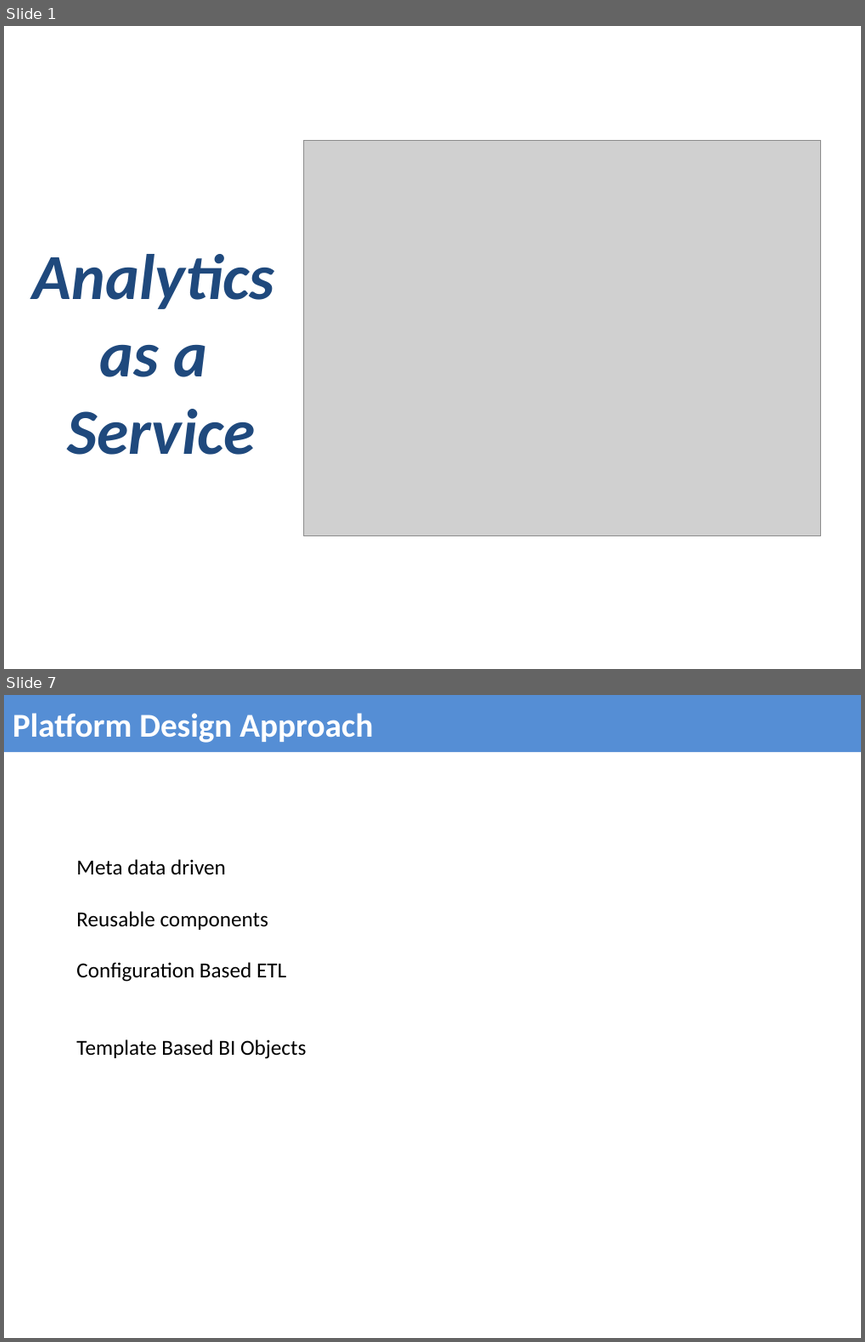
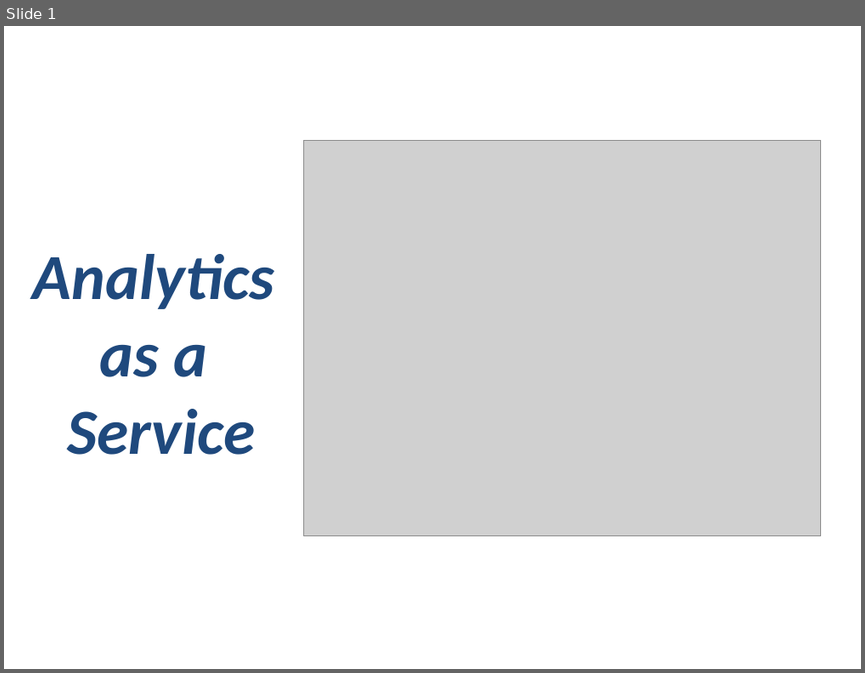
Before and after one commit to ARTanalytics/Requirements, a slide deck: ART Analytics v 0.3.pptx. Shown one above the other, each under a label of ours: slides 1 and 7 before the commit, slide 1 after it; the slides between them are not shown. The pictures are 865x1342 and 865x673 pixels, drawn with LibreOffice and Linux fonts; fonts in the diff are those of the drawing; grey boxes stand for pictures. Boxes give left, top, right and bottom in pixels: in the first picture for what was removed or moved away, otherwise in the second. Text is boxed around its words. In the diff, an @@ line names an element or a change of style, - is before the commit and + after.

```diff
--- a/ART Analytics v 0.3.pptx
+++ b/ART Analytics v 0.3.pptx
@@ slide 7 removed at box(4, 695, 861, 1338), background #FFFFFF @@
@@ title removed at box(4, 695, 861, 753) @@
-Platform Design Approach
@@ text removed at box(76, 859, 306, 1059) @@
-Meta data driven
-Reusable components
-Configuration Based ETL
-Template Based BI Objects
```
Also in this commit, not shown: 9 slides changed, 5 slides added, 6 other slides removed, 1 other file.
